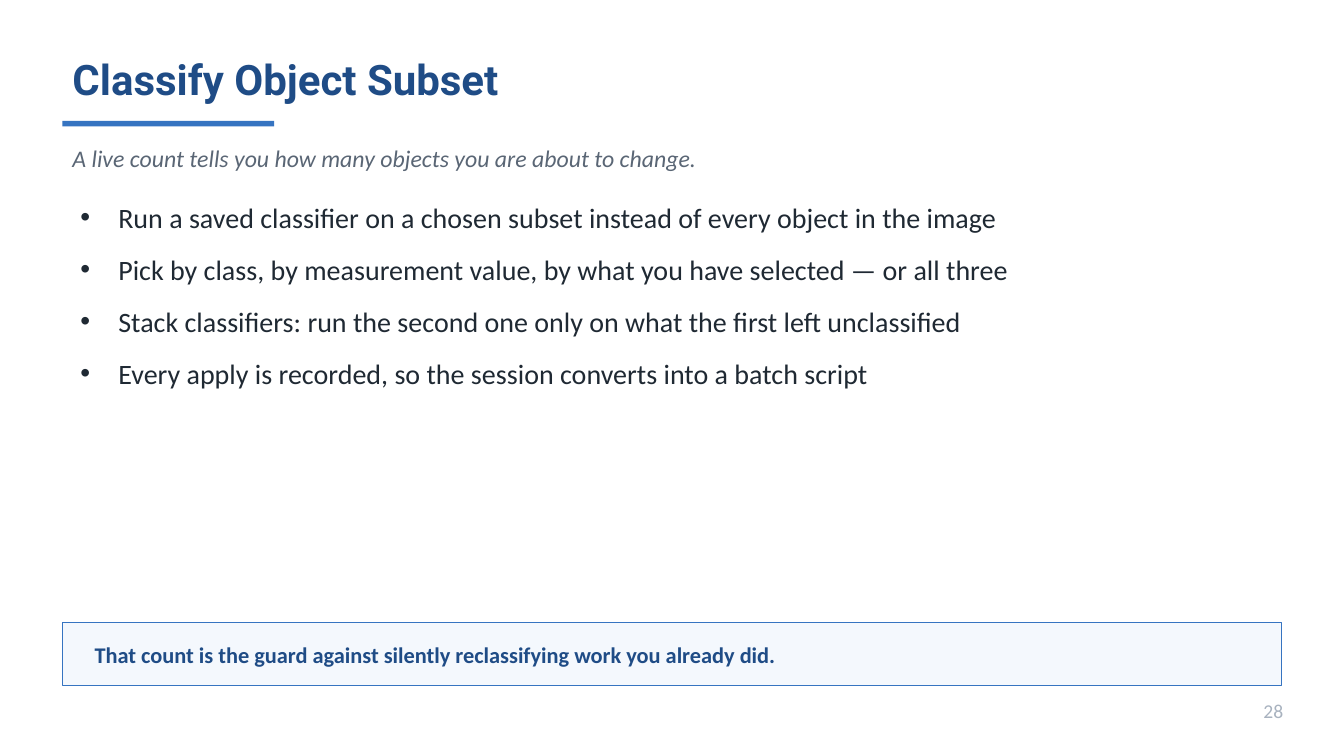
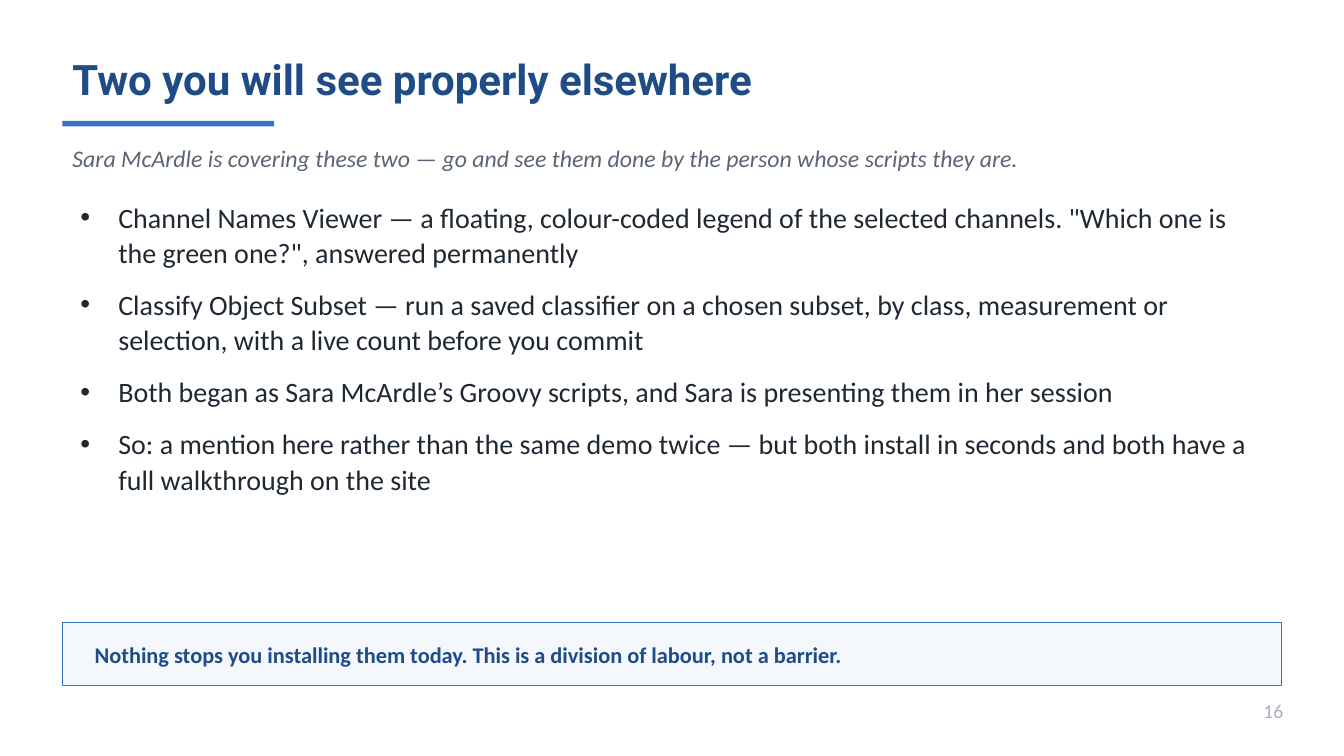
Before and after one commit to MichaelSNelson/BINA-I2K-2026-QuPath-Extensions, a slide deck: slide 16 of I2K_2026_QuPath_Extensions.pptx (slide 28 before the commit). Drawn at 1344x756 pixels with LibreOffice and Linux fonts; fonts in the diff are those of the drawing. Boxes give left, top, right and bottom in pixels: in the first picture for what was removed or moved away, otherwise in the second. Text is boxed around its words. In the diff, an @@ line names an element or a change of style, - is before the commit and + after.

```diff
--- a/I2K_2026_QuPath_Extensions.pptx
+++ b/I2K_2026_QuPath_Extensions.pptx
@@ text at bbox=[72, 63, 752, 104]: text changed @@
-Classify Object Subset
+Two you will see properly elsewhere
@@ text at bbox=[72, 150, 1018, 171]: text changed @@
-A live count tells you how many objects you are about to change.
+Sara McArdle is covering these two — go and see them done by the person whose scripts they are.
@@ text at bbox=[118, 208, 1245, 495]: text changed @@
-• Run a saved classifier on a chosen subset instead of every object in the image
-• Pick by class, by measurement value, by what you have selected — or all three
-• Stack classifiers: run the second one only on what the first left unclassified
-• Every apply is recorded, so the session converts into a batch script
+• Channel Names Viewer — a floating, colour-coded legend of the selected channels. "Which one is the green one?", answered permanently
+• Classify Object Subset — run a saved classifier on a chosen subset, by class, measurement or selection, with a live count before you commit
+• Both began as Sara McArdle’s Groovy scripts, and Sara is presenting them in her session
+• So: a mention here rather than the same demo twice — but both install in seconds and both have a full walkthrough on the site
@@ text at bbox=[95, 647, 842, 667]: text changed @@
-That count is the guard against silently reclassifying work you already did.
+Nothing stops you installing them today. This is a division of labour, not a barrier.
@@ text at bbox=[1263, 705, 1283, 718]: text changed @@
-28
+16
```
Also in this commit, not shown: 26 other slides changed, 1 slide removed, 11 other files.
